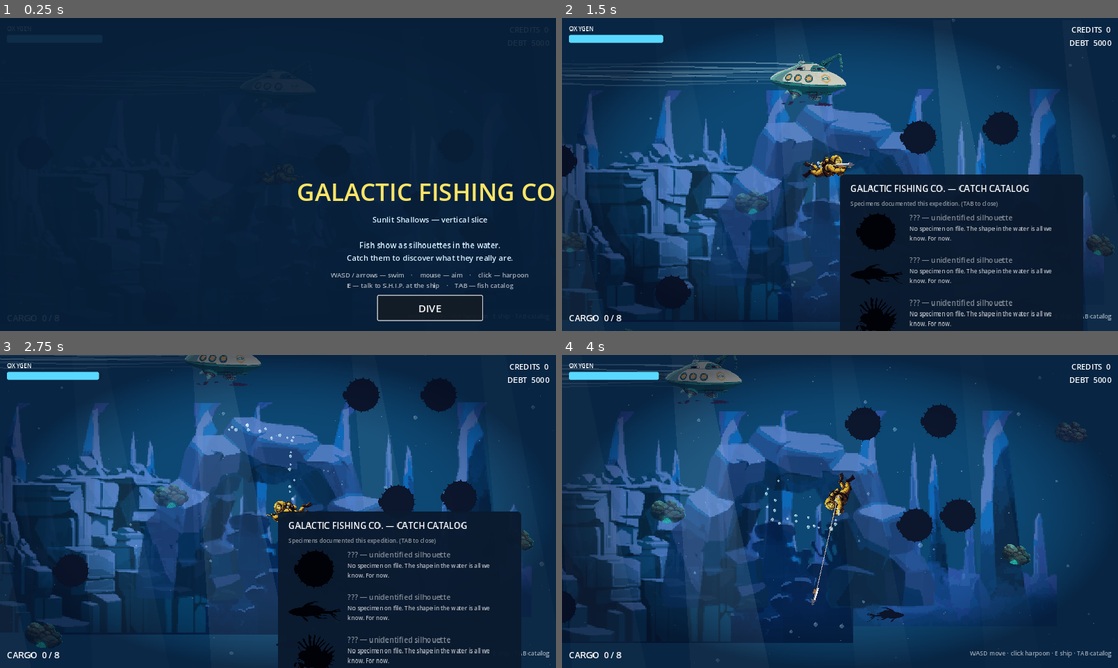
Above: before the commit, frames 1-4 (two rows, left to right).
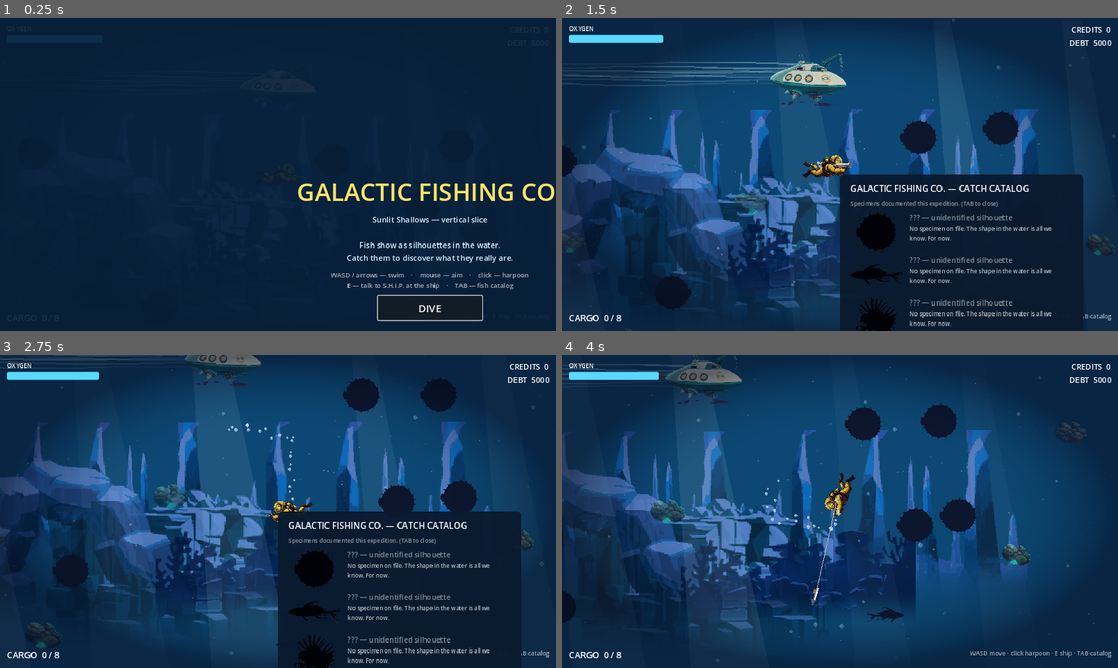
Above: after the commit, the same moments.

Repository: Chowwyie/galactic-fishing-co
Game: Godot game, scene res://scenes/main.tscn
Two runs of this game, one before a commit and one after it. Both use one fixed random seed, a clock stepped at 60 frames per second and the inputs below.
Inputs (mouse positions are in pixels of both pictures, inside the frame that each line leads up to):
- Up to frame 1 (0.25 s): no input
- Up to frame 2 (1.5 s): click "DIVE" at 0.5 s; tap Enter at 1.25 s; move the mouse to (962, 158) at 1.27 s; hold D from 1.28 s (still down); tap Tab at 1.35 s; click (962, 158) at 1.42 s
- Up to frame 3 (2.75 s): move the mouse to (166, 527) at 2.02 s; release D at 2.03 s; hold S from 2.03 s (still down); tap E at 2.1 s
- Up to frame 4 (4 s): move the mouse to (895, 442) at 2.77 s; release S at 2.78 s; hold D 2.78-3.53 s; tap Tab at 2.85 s; move the mouse to (812, 574) at 3.52 s; hold W from 3.53 s (still down); tap E at 3.6 s; click (812, 574) at 3.67 s

The runs differ from the first frame. In frame 2, 17% of the frame differs, in the area x 0-96%, y 22-96%; in frame 3, 19%; in frame 4, 23%, in the area x 0-89%, y 17-92%.

Commit message:
Iter4: fade backdrop bottoms, coral-forest reads as distant reef (no more floating islands)

Diff:
--- a/scripts/environment.gd
+++ b/scripts/environment.gd
@@ -63,14 +63,24 @@
 	var rng := RandomNumberGenerator.new()
 	rng.seed = 20260925
 	var tint := Color(0.8, 0.88, 0.95)
-	# batch E: far backdrop silhouettes, slow parallax behind everything
-	var back := [["env-distant-spires", 2, 2.8, 3.6], ["env-coral-forest", 1, 2.6, 3.2],
-		["env-cliff-wall", 1, 2.8, 3.4], ["env-distant-arch", 1, 2.6, 3.2]]
+	# batch E: far backdrop silhouettes, slow parallax behind everything.
+	# Rock forms only, so they read as canyon walls. The bottom 35% of each
+	# texture has a baked alpha fade so no hard horizontal edge shows where
+	# the wall meets open water. Coral-forest is tinted deep blue and kept in
+	# the lower band so it reads as a distant reef, never a floating island.
+	var rock_tint := Color(0.45, 0.58, 0.9, 0.85)
+	var reef_tint := Color(0.35, 0.48, 0.85, 0.85)
+	var back := [
+		["env-distant-spires", 2, 2.2, 3.0, 300.0, 950.0, rock_tint],
+		["env-cliff-wall", 1, 2.2, 3.0, 300.0, 950.0, rock_tint],
+		["env-distant-arch", 1, 2.2, 3.0, 300.0, 950.0, rock_tint],
+		["env-coral-forest", 1, 2.2, 2.8, 700.0, 950.0, reef_tint],
+	]
 	for bd in back:
 		var texe: Texture2D = load("res://assets/sprites/%s.png" % bd[0])
 		for i in range(bd[1]):
-			var pe := Vector2(rng.randf_range(150, ZONE_W - 150), rng.randf_range(300.0, 950.0))
-			var se := _spr(texe, pe, rng.randf_range(bd[2], bd[3]), Color(0.45, 0.58, 0.9, 0.85))
+			var pe := Vector2(rng.randf_range(150, ZONE_W - 150), rng.randf_range(bd[4], bd[5]))
+			var se := _spr(texe, pe, rng.randf_range(bd[2], bd[3]), bd[6])
 			add_child(se)
 			_pf(se, pe, 0.45)
 	# batch A: rocks near the floor (no 3D boulders on web — these are the rocks now)
Binary file changed: assets/sprites/env-cliff-wall.png
Binary file changed: assets/sprites/env-coral-forest.png
Binary file changed: assets/sprites/env-distant-arch.png
Binary file changed: assets/sprites/env-distant-spires.png
